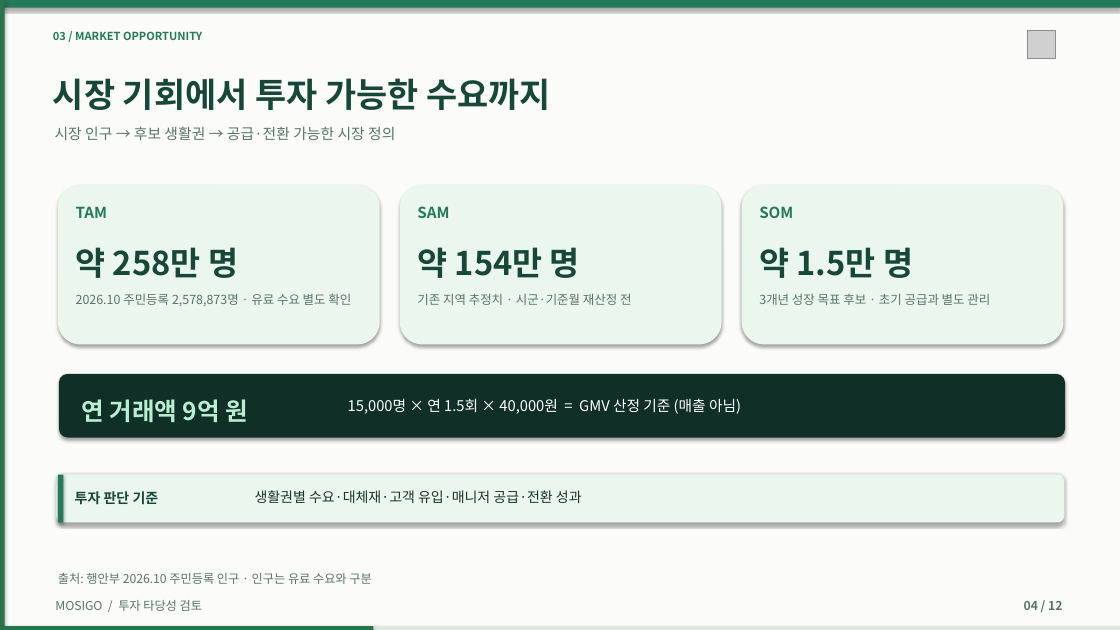
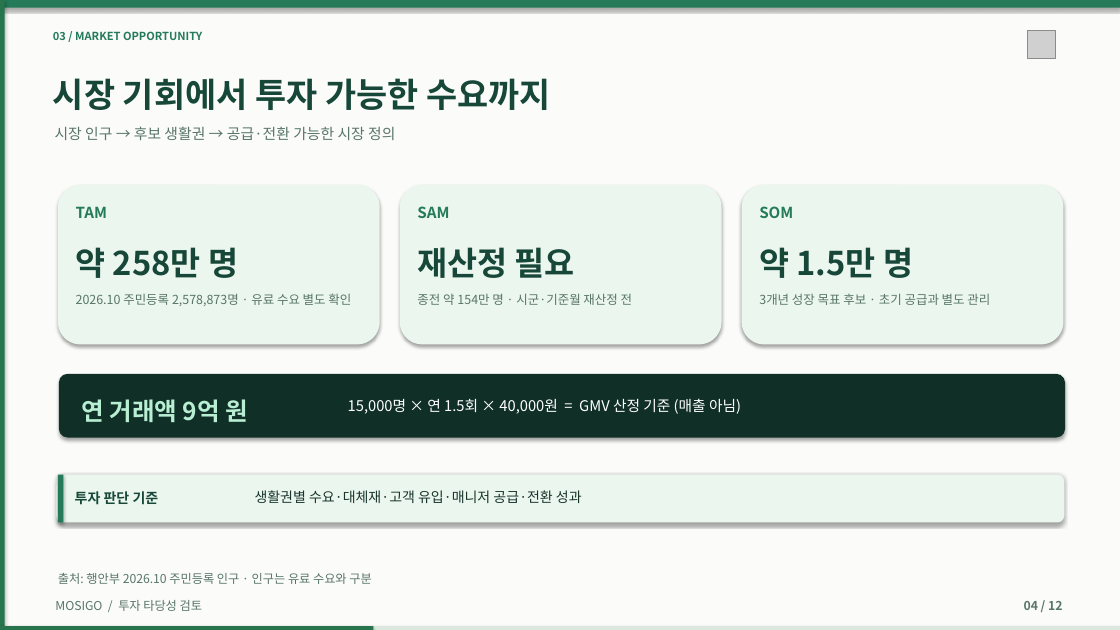
Before and after one commit to dohyunkimmm/mosigo-case-study, a slide deck: slide 4 of downloads/MOSIGO_IR_Investment_Review_12slides.pptx. Drawn at 1120x630 pixels with LibreOffice and Linux fonts; fonts in the diff are those of the drawing; grey boxes stand for pictures. Boxes give left, top, right and bottom in pixels: in the first picture for what was removed or moved away, otherwise in the second. Text is boxed around its words. In the diff, an @@ line names an element or a change of style, - is before the commit and + after.

```diff
--- a/downloads/MOSIGO_IR_Investment_Review_12slides.pptx
+++ b/downloads/MOSIGO_IR_Investment_Review_12slides.pptx
@@ text at [417,247,575,278]: text changed @@
-약 154만 명
+재산정 필요
@@ text at [417,293,632,305]: text changed @@
-기존 지역 추정치 · 시군·기준월 재산정 전
+종전 약 154만 명 · 시군·기준월 재산정 전
```
Also in this commit, not shown: 1 other slide changed, 29 other files.
